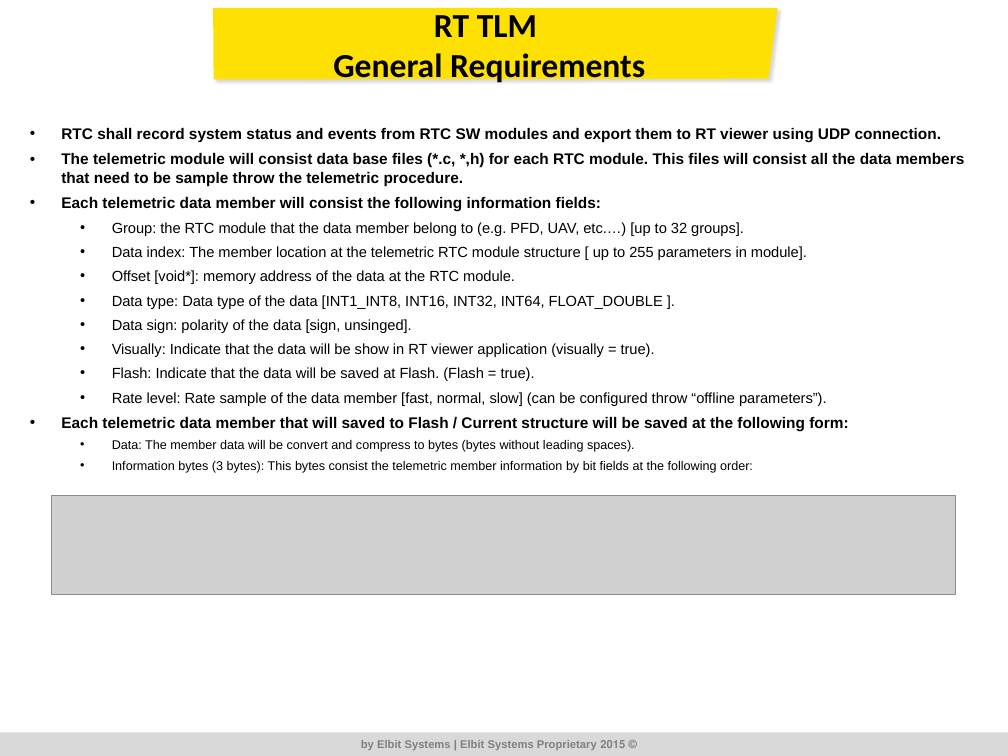
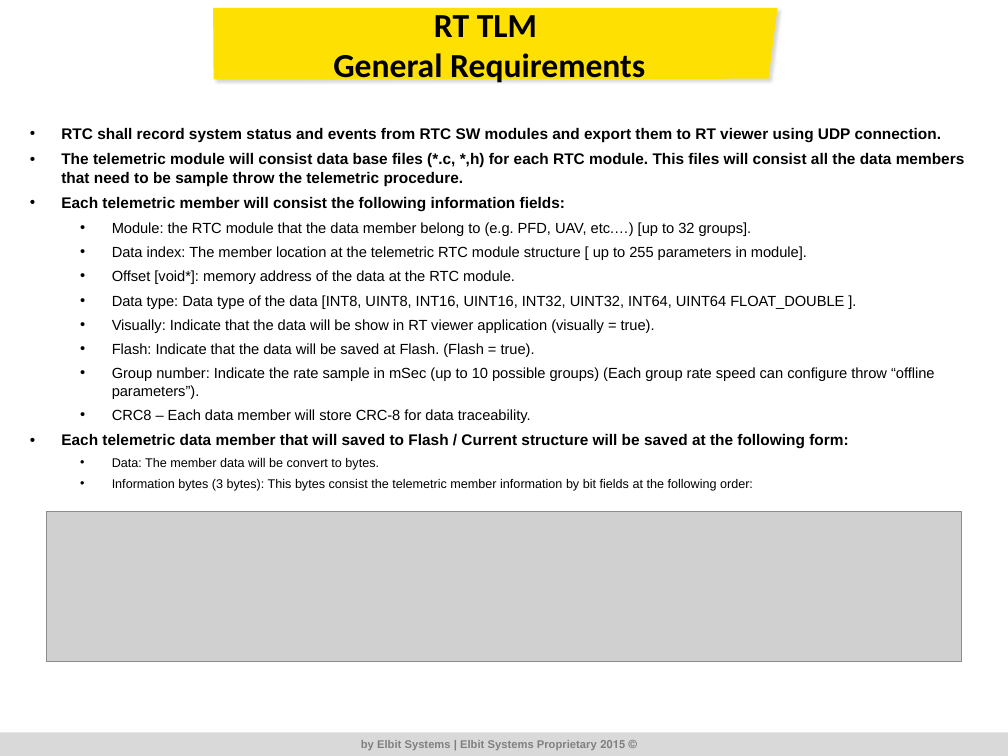
Before and after one commit to RoeeZinoueCommIT/Elbit_Telemetric, a slide deck: slide 2 of DR/Ver_1_002/ALPstar_TLM_DR_1_002.pptx. Drawn at 1008x756 pixels with LibreOffice and Linux fonts; fonts in the diff are those of the drawing; grey boxes stand for pictures; background and template pictures are left out. Boxes give left, top, right and bottom in pixels: in the first picture for what was removed or moved away, otherwise in the second. Text is boxed around its words. In the diff, an @@ line names an element or a change of style, - is before the commit and + after.

```diff
--- a/DR/Ver_1_002/ALPstar_TLM_DR_1_002.pptx
+++ b/DR/Ver_1_002/ALPstar_TLM_DR_1_002.pptx
@@ text at (61, 197, 752, 236): text changed @@
-• Each telemetric data member will consist the following information fields:
-  • Group: the RTC module that the data member belong to (e.g. PFD, UAV, etc.…) [up to 32 groups].
+• Each telemetric member will consist the following information fields:
+  • Module: the RTC module that the data member belong to (e.g. PFD, UAV, etc.…) [up to 32 groups].
@@ text at (112, 295, 844, 309): text changed @@
-  • Data type: Data type of the data [INT1_INT8, INT16, INT32, INT64, FLOAT_DOUBLE ].
-  • Data sign: polarity of the data [sign, unsinged].
+  • Data type: Data type of the data [INT8, UINT8, INT16, UINT16, INT32, UINT32, INT64, UINT64 FLOAT_DOUBLE ].
@@ text at (112, 367, 935, 423): text changed @@
-  • Rate level: Rate sample of the data member [fast, normal, slow] (can be configured throw “offline parameters”).
+  • Group number: Indicate the rate sample in mSec (up to 10 possible groups) (Each group rate speed can configure throw “offline parameters”).
+  • CRC8 – Each data member will store CRC-8 for data traceability.
@@ text at (112, 458, 379, 470): text changed @@
-  • Data: The member data will be convert and compress to bytes (bytes without leading spaces).
+  • Data: The member data will be convert to bytes.
@@ picture removed at (51, 495, 956, 595) @@
@@ picture added at (46, 511, 961, 661) @@
```
Also in this commit, not shown: 4 slides added, 1 slide removed, 1 other file.
